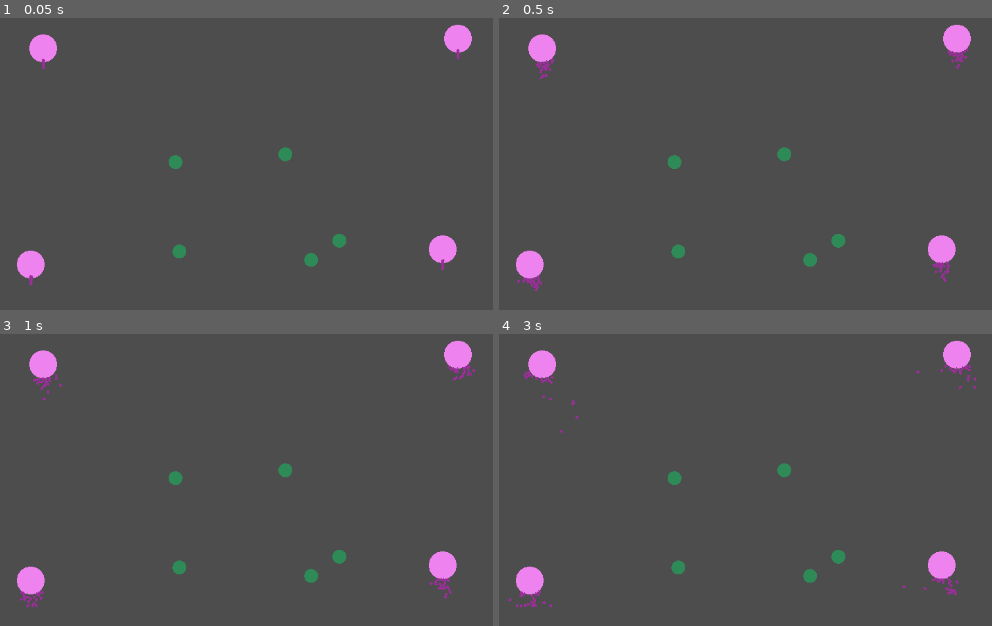
Above: before the commit, frames 1-4 (two rows, left to right).
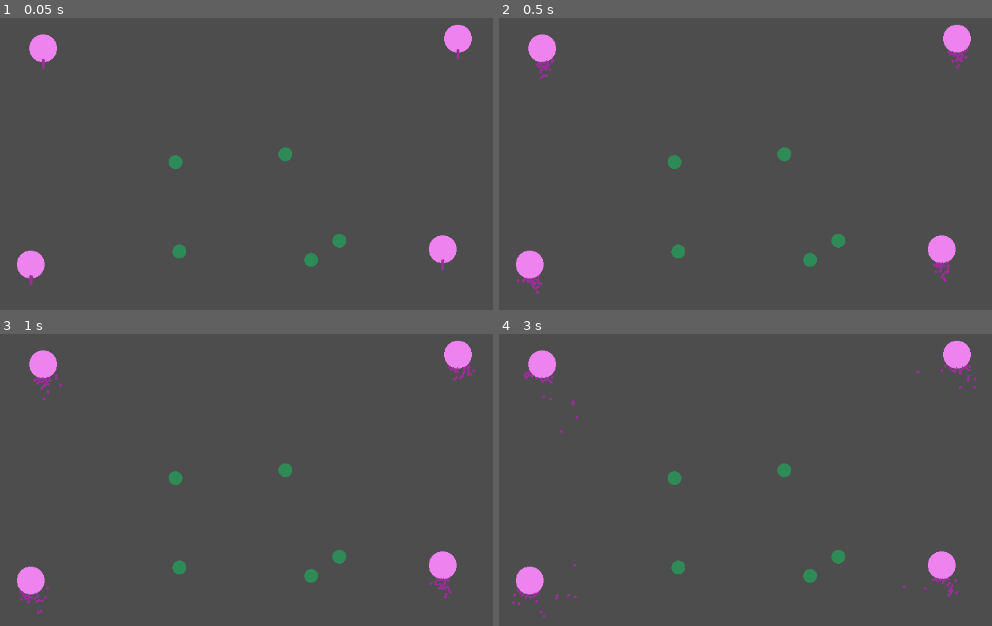
Above: after the commit, the same moments.

Repository: MalCaor/RucheTyr
Game: Godot game, scene res://Scene2d.tscn
Same seed, same stepped clock (60 frames per second), same inputs: the game is played once before the commit and once after it.
Inputs:
- Up to frame 1 (0.05 s): no input
- Up to frame 2 (0.5 s): no input
- Up to frame 3 (1 s): no input
- Up to frame 4 (3 s): no input

Frame 1 is identical in both runs. In frame 2, less than 0.1% of the frame differs, in the area x 3-9%, y 88-95%; in frame 3, 0.1%; in frame 4, 0.3%, in the area x 1-94%, y 78-98%.

Commit message:
extend limit map

Diff:
--- a/Scene2d.tscn
+++ b/Scene2d.tscn
@@ -21,18 +21,21 @@
 script = ExtResource("4_8ls8k")
 
 [node name="CollisionPolygon2D" type="CollisionPolygon2D" parent="RigidBody2D"]
-polygon = PackedVector2Array(-192, -108, 192, -108, 192, -100, -192, -102)
+position = Vector2(4, -44)
+scale = Vector2(1.059, 1.10936)
+polygon = PackedVector2Array(-276.677, -107.269, 268.178, -106.367, 259.68, -98.2544, -274.788, -97.353)
 
 [node name="CollisionPolygon2D4" type="CollisionPolygon2D" parent="RigidBody2D"]
-position = Vector2(-1, 210)
-polygon = PackedVector2Array(-192, -108, 192, -108, 192, -100, 69.7993, -100.636, -192, -102)
+position = Vector2(2, 262)
+polygon = PackedVector2Array(-281, -108, 284, -112, 286, -101, -280, -100)
 
 [node name="CollisionPolygon2D2" type="CollisionPolygon2D" parent="RigidBody2D"]
-polygon = PackedVector2Array(-193, -102, -185, -102, -186, 108, -192, 108)
+position = Vector2(-96, 0)
+polygon = PackedVector2Array(-192, -152, -181, -150, -181, 162, -190, 163)
 
 [node name="CollisionPolygon2D3" type="CollisionPolygon2D" parent="RigidBody2D"]
-position = Vector2(377, 2)
-polygon = PackedVector2Array(-193, -102, -185, -102, -186, 108, -192, 108)
+position = Vector2(476, 5)
+polygon = PackedVector2Array(-198, -163, -188, -167, -187, 153, -195, 144)
 
 [node name="Ruche2" parent="." instance=ExtResource("3_26ukf")]
 position = Vector2(-148, -73)
